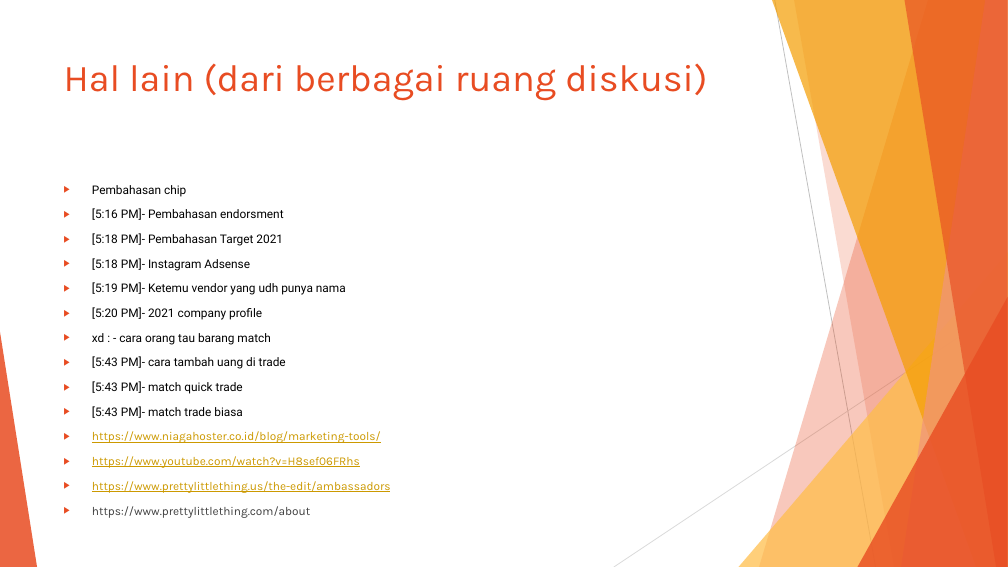
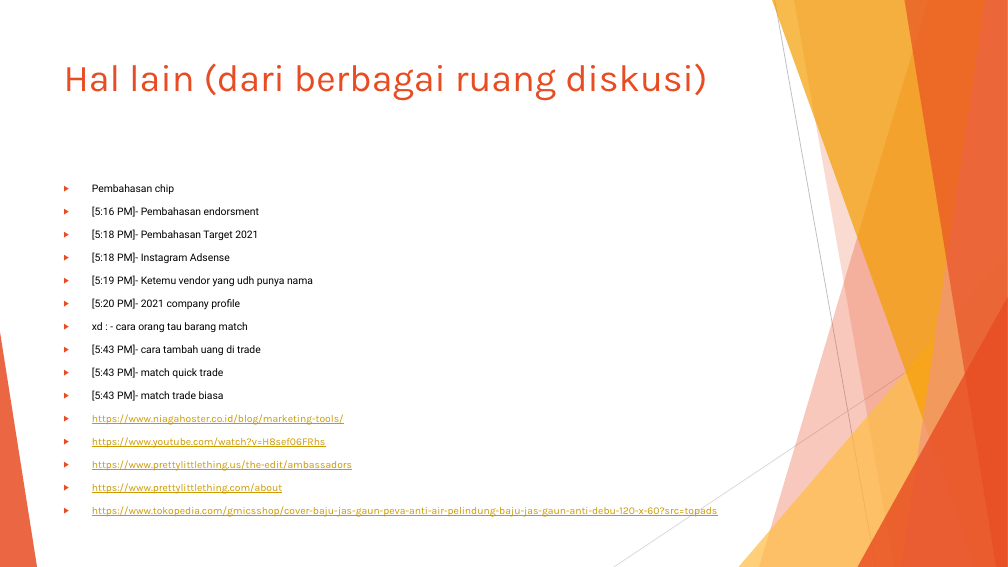
Before and after one commit to JOELwindows7/Publishable-Starring_Codes, a slide deck: slide 6 of EntreTrack/PrePersonal/Weekly Presentaion Progress/Weekly_Progress_5Jan2021.pptx. Drawn at 1008x567 pixels with LibreOffice and Linux fonts; fonts in the diff are those of the drawing. Boxes give left, top, right and bottom in pixels: in the first picture for what was removed or moved away, otherwise in the second. Text is boxed around its words. In the diff, an @@ line names an element or a change of style, - is before the commit and + after.

Commit message:
Update Weekly_Progress_5Jan2021.pptx
unstready

```diff
--- a/EntreTrack/PrePersonal/Weekly Presentaion Progress/Weekly_Progress_5Jan2021.pptx
+++ b/EntreTrack/PrePersonal/Weekly Presentaion Progress/Weekly_Progress_5Jan2021.pptx
@@ text at box(92, 184, 352, 494): size 11.2 to 9.9 pt in "Pembahasan chip", "[5:16 PM]- Pembahasan endorsment", "[5:18 PM]- Pembahasan Target 2021", "[5:18 PM]- Instagram Adsense" and 10 more places; text colour #404040 to #CC9900, underline on in "https://www.prettylittlething.com/about" @@
@@ text at box(92, 506, 717, 517): paragraph added @@
+▶ https://www.tokopedia.com/gmicsshop/cover-baju-jas-gaun-peva-anti-air-pelindung-baju-jas-gaun-anti-debu-120-x-60?src=topads
```
